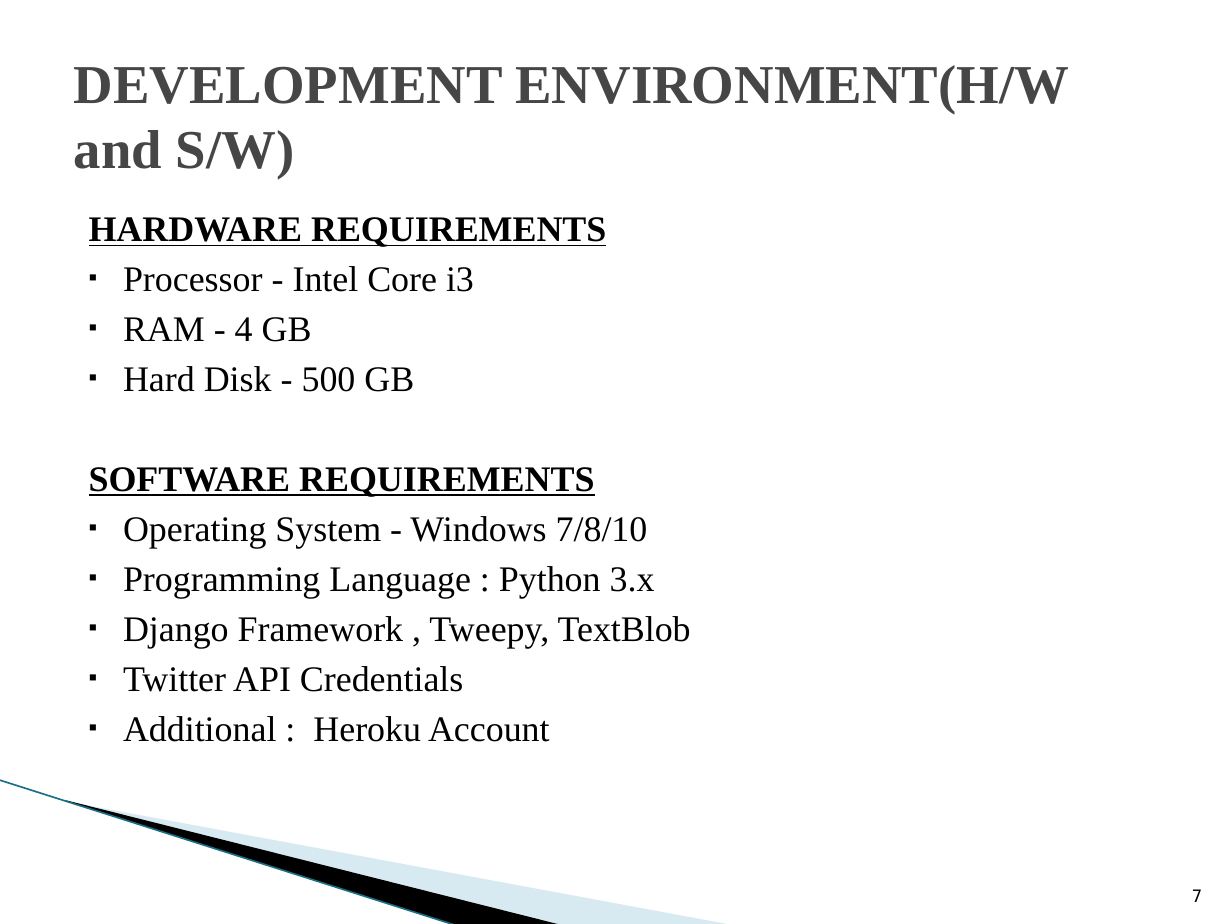
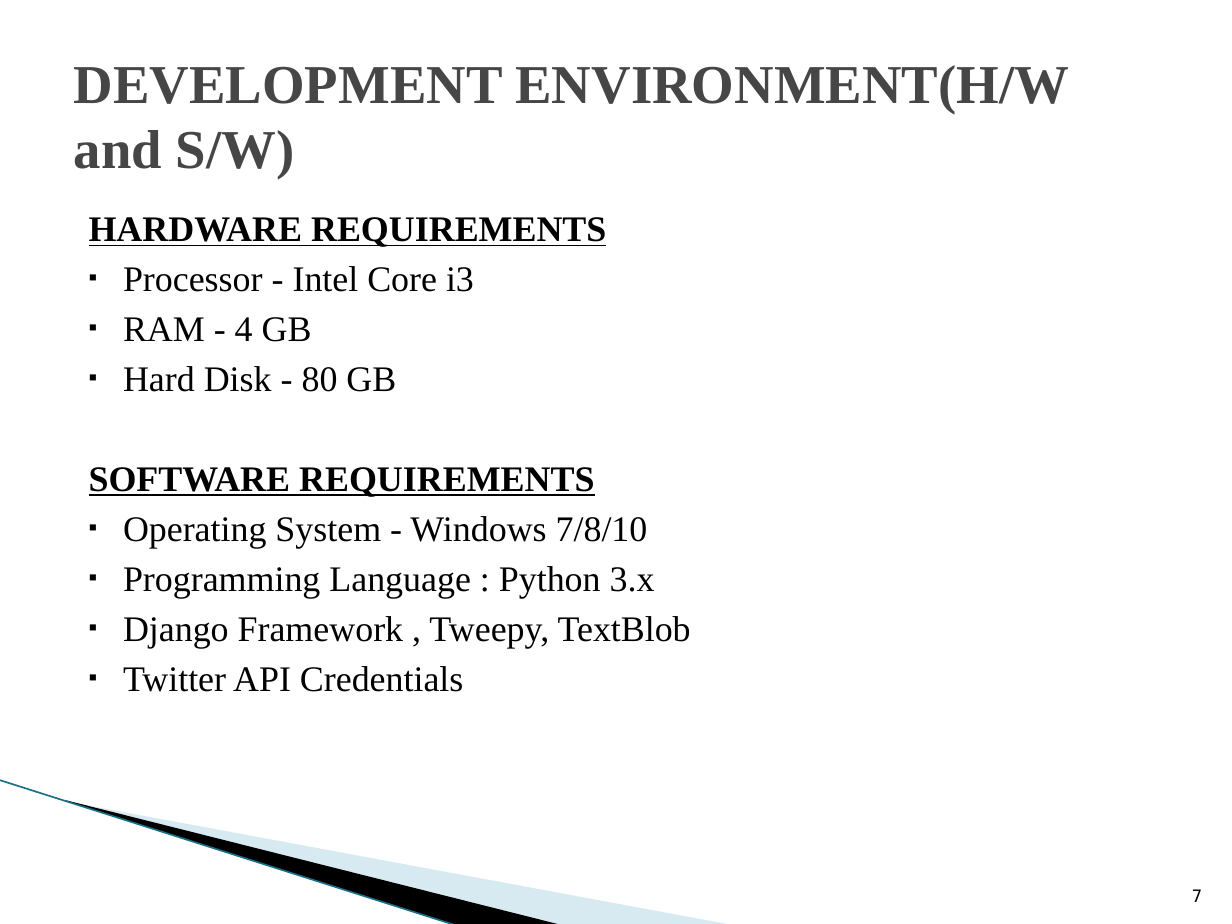
Before and after one commit to jjnanthakumar/D2-Twitter-Analysis-Project, a slide deck: slide 7 of Documents/D2_VIVA_FINAL_PPT.pptx. Drawn at 1232x924 pixels with LibreOffice and Linux fonts; fonts in the diff are those of the drawing; background and template pictures are left out. Boxes give left, top, right and bottom in pixels: in the first picture for what was removed or moved away, otherwise in the second. Text is boxed around its words. In the diff, an @@ line names an element or a change of style, - is before the commit and + after.

```diff
--- a/Documents/D2_VIVA_FINAL_PPT.pptx
+++ b/Documents/D2_VIVA_FINAL_PPT.pptx
@@ text at bbox=[123, 366, 396, 392]: text changed @@
-▪ Hard Disk - 500 GB
+▪ Hard Disk - 80 GB
@@ text at bbox=[123, 716, 550, 742]: paragraph removed @@
-▪ Additional : Heroku Account
```
Also in this commit, not shown: 3 other slides changed, 1 other file.
